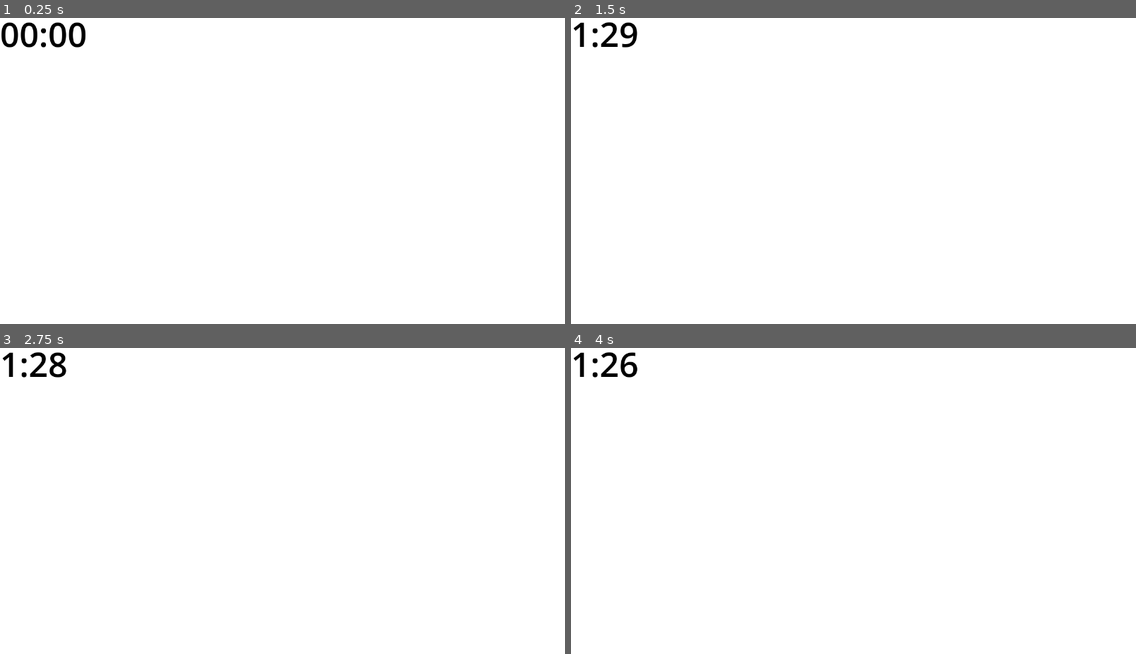
Above: before the commit, frames 1-4 (two rows, left to right).
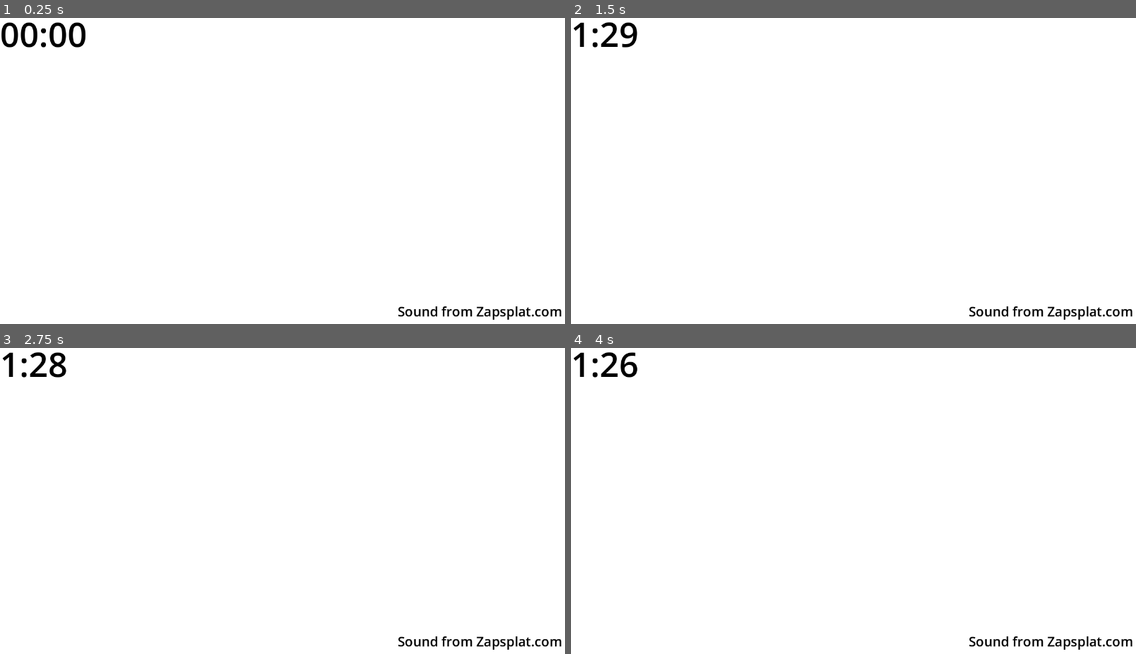
Above: after the commit, the same moments.

Repository: MerilynMerisalu/games
Game: Godot game, scene res://Main/Main.tscn
The game is run twice, just before and just after one commit, with the same random seed, the same clock (stepped at 60 frames per second) and the same inputs.
Inputs:
- Up to frame 1 (0.25 s): no input
- Up to frame 2 (1.5 s): tap Enter at 0.5 s; tap Space at 1.25 s
- Up to frame 3 (2.75 s): no input
- Up to frame 4 (4 s): tap Enter at 2.75 s; tap Space at 3.5 s

The runs differ from the first frame. In frame 1, 0.4% of the frame differs, in the area x 70-100%, y 94-99%; in frame 2, 0.4%; in frame 3, 0.4%; in frame 4, 0.4%.

Commit message:
Clock sound added!

Diff:
--- a/hair_catch/Main/Main.gd
+++ b/hair_catch/Main/Main.gd
@@ -23,6 +23,14 @@
 			minutes -= 1;
 			seconds = 60;
 	seconds -= 1;
+	if (minutes == 0 and (seconds <= 10)):
+		$Ticking.play();
 	if (minutes == 0 and seconds == 0 ):
 		$GameTimer.stop();
+		$Ticking.stop();
 	$GameTimerLabel.text = str(minutes) + ":" + str(seconds);
+
+
+
+func _on_link_button_pressed() -> void:
+	OS.shell_open("https://www.zapsplat.com/")
--- a/hair_catch/Main/Main.tscn
+++ b/hair_catch/Main/Main.tscn
@@ -1,6 +1,7 @@
-[gd_scene load_steps=3 format=3 uid="uid://dtknlojqi1gex"]
+[gd_scene load_steps=4 format=3 uid="uid://dtknlojqi1gex"]
 
 [ext_resource type="Script" path="res://Main/Main.gd" id="1_a1jmq"]
+[ext_resource type="AudioStream" uid="uid://cnang4ncw3gpo" path="res://assets/audio/clock.mp3" id="2_o27xb"]
 
 [sub_resource type="GDScript" id="GDScript_5jev1"]
 script/source = "extends Label
@@ -40,4 +41,29 @@
 text = "00:00"
 script = SubResource("GDScript_5jev1")
 
+[node name="Ticking" type="AudioStreamPlayer" parent="."]
+stream = ExtResource("2_o27xb")
+
+[node name="LinkButton" type="LinkButton" parent="."]
+anchors_preset = 6
+anchor_left = 1.0
+anchor_top = 0.5
+anchor_right = 1.0
+anchor_bottom = 0.5
+offset_left = -379.0
+offset_top = 302.0
+offset_right = -6.0
+offset_bottom = 344.0
+grow_horizontal = 0
+grow_vertical = 2
+size_flags_horizontal = 8
+size_flags_vertical = 8
+theme_override_colors/font_color = Color(0, 0, 0, 1)
+theme_override_font_sizes/font_size = 30
+action_mode = 0
+text = "Sound from Zapsplat.com"
+underline = 1
+uri = "Zapsplat.com"
+
 [connection signal="timeout" from="GameTimer" to="." method="_on_game_timer_timeout"]
+[connection signal="pressed" from="LinkButton" to="." method="_on_link_button_pressed"]
Not shown, added: hair_catch/assets/audio/clock.mp3.import
Not shown, added: hair_catch/assets/audio/clock.mp3
